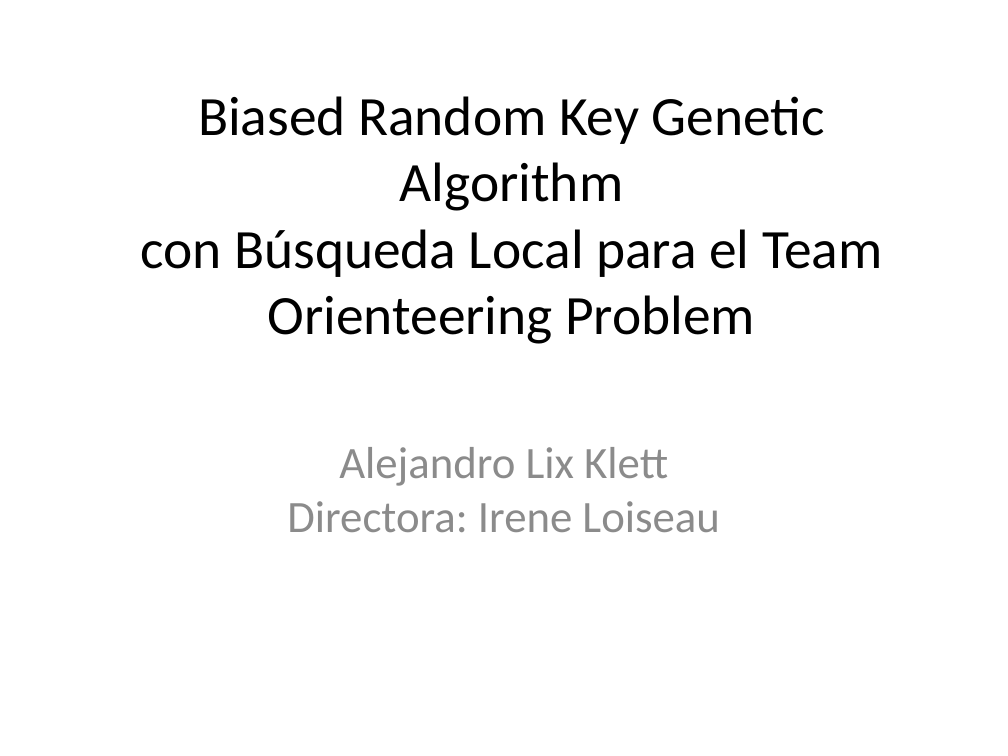
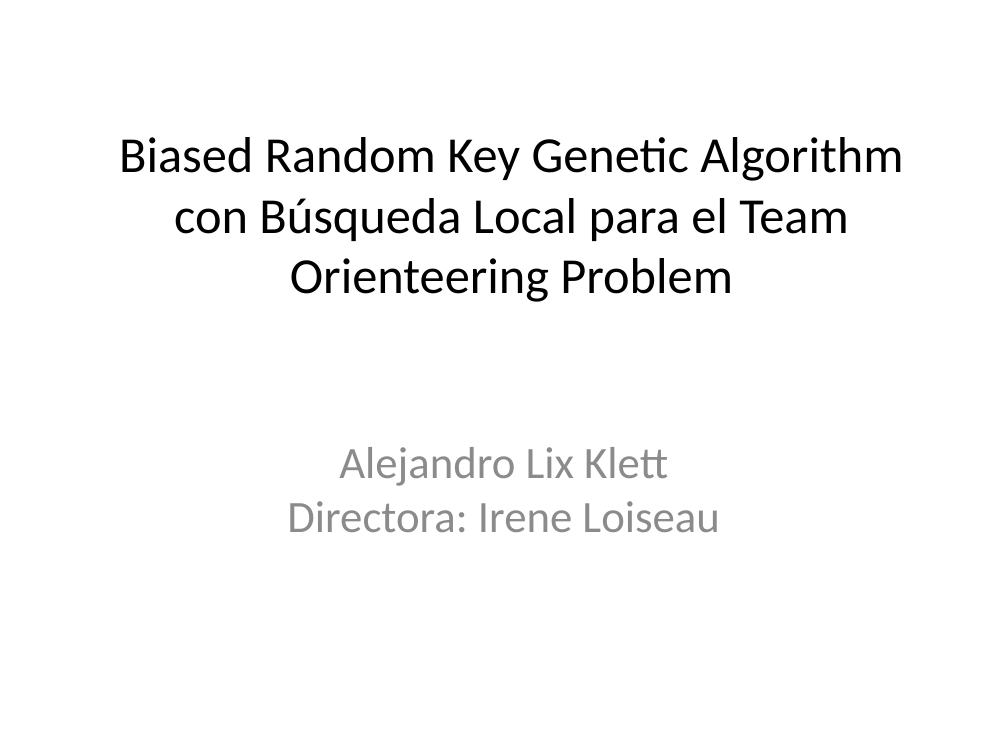
Before and after one commit to Aleitox/TopBrkga, a slide deck: slide 1 of TesisPaper/Defensa/Biased Random Key Genetic Algorithm.pptx. Drawn at 1008x756 pixels with LibreOffice and Linux fonts; fonts in the diff are those of the drawing. Boxes give left, top, right and bottom in pixels: in the first picture for what was removed or moved away, otherwise in the second. Text is boxed around its words. In the diff, an @@ line names an element or a change of style, - is before the commit and + after.

```diff
--- a/TesisPaper/Defensa/Biased Random Key Genetic Algorithm.pptx
+++ b/TesisPaper/Defensa/Biased Random Key Genetic Algorithm.pptx
@@ title "Biased Random Key Genetic Algorithm ..." at bbox=[119, 137, 903, 302]: size 39.6 to 36 pt @@
```
Also in this commit, not shown: 5 other slides changed, 7 slides added, 5 other files.
